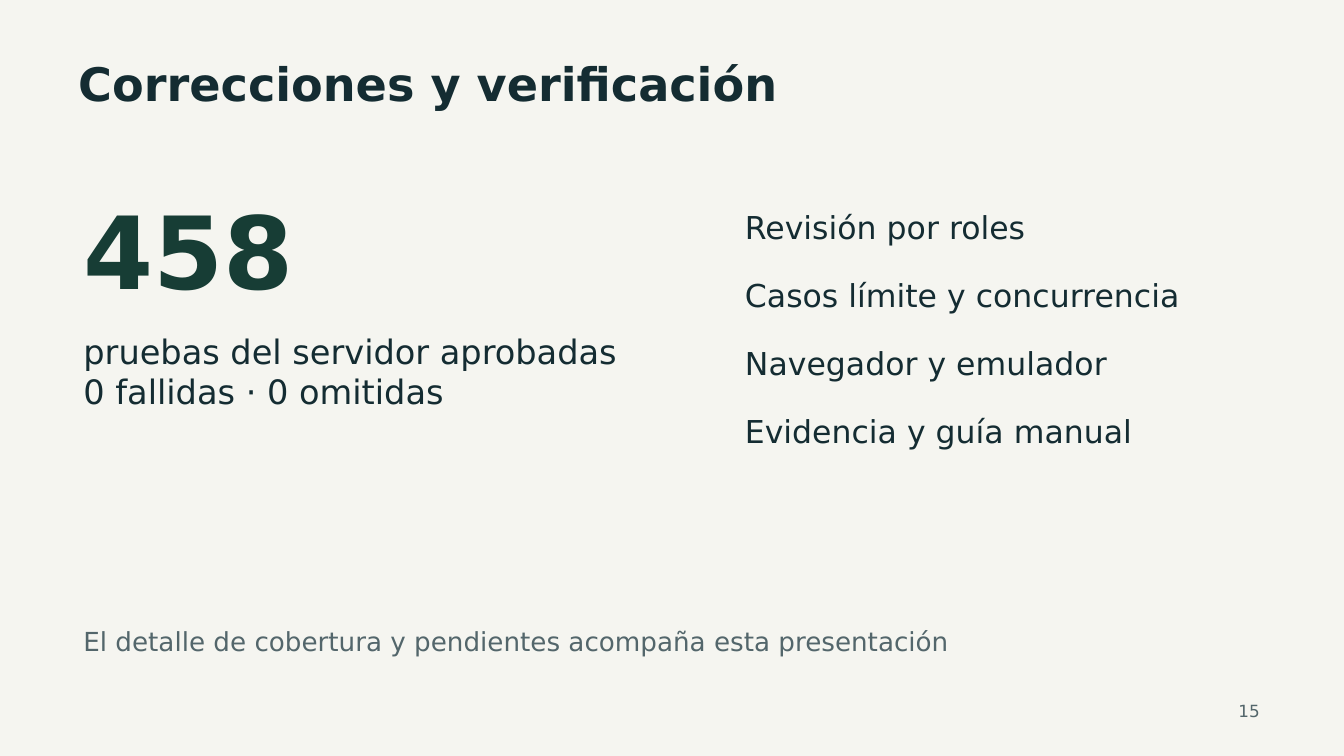
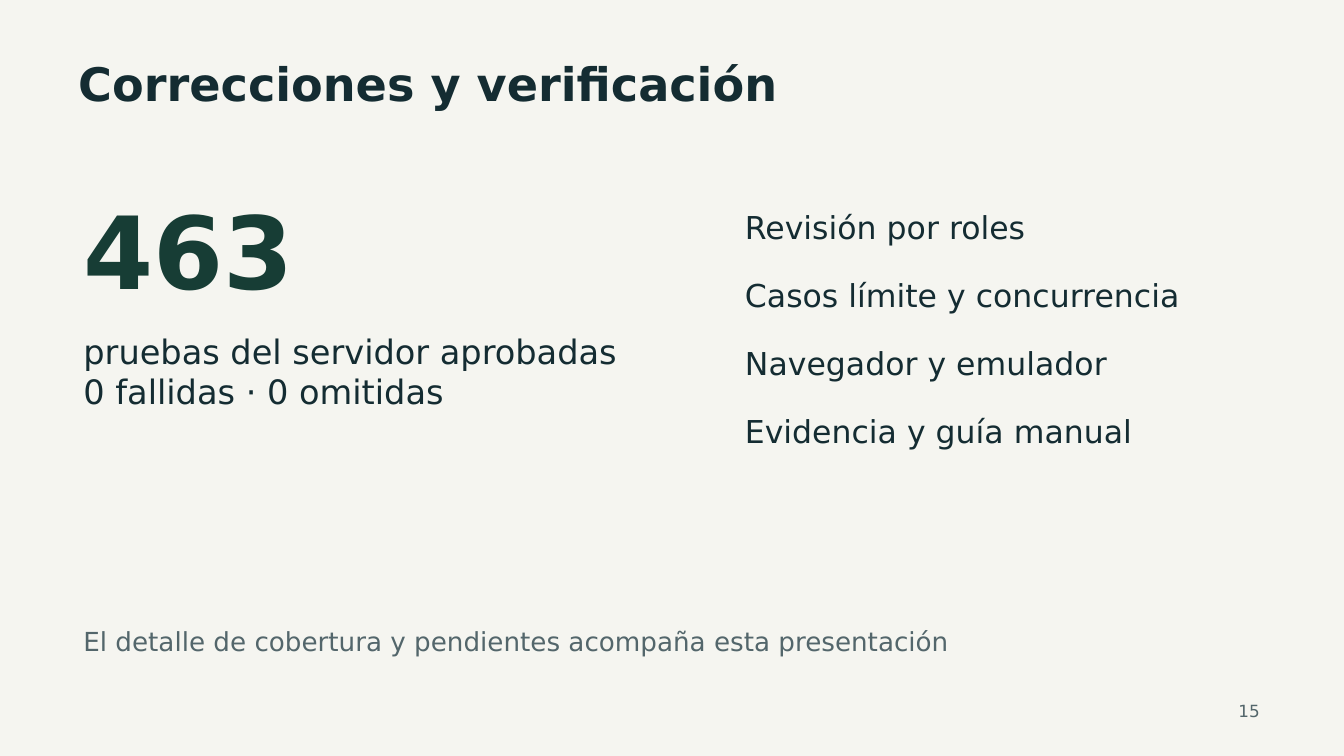
Before and after one commit to Rowlistp/ING-IDS347-01-TENDENCIAS-EN-DESARROLLO-DE-SOFTWARE, a slide deck: slide 15 of docs/presentacion/FuelTrack-Presentacion.pptx. Drawn at 1344x756 pixels with LibreOffice and Linux fonts; fonts in the diff are those of the drawing. Boxes give left, top, right and bottom in pixels: in the first picture for what was removed or moved away, otherwise in the second. Text is boxed around its words. In the diff, an @@ line names an element or a change of style, - is before the commit and + after.

```diff
--- a/docs/presentacion/FuelTrack-Presentacion.pptx
+++ b/docs/presentacion/FuelTrack-Presentacion.pptx
@@ text at (83,214,293,291): text changed @@
-458
+463
```
Also in this commit, not shown: 4 other slides changed, 1 slide added, 1 slide removed, 13 other files.
